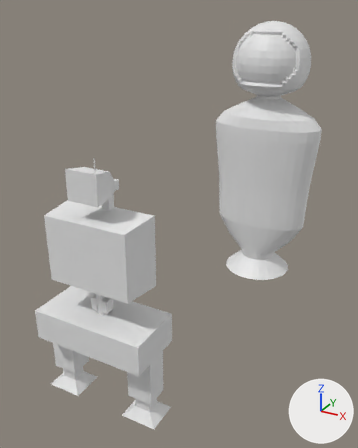
A saved change to the Blender file ExternalAssets/NewBody.blend.
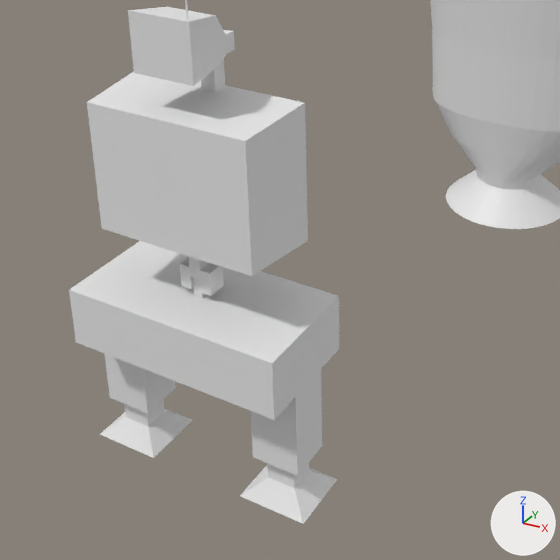
Old and new are each drawn whole from a 50 mm lens placed at (4.36, -5.37, 7.19), pointed at (-0.47, 3.41, 2.8) and again close up on the part from 0% to 79% of the width and 37% to 100% of the height. Lighting does not change. The marker at lower right points along +X, +Y and +Z.

The first close-up shows 'Cube', 'PlayerModel'.
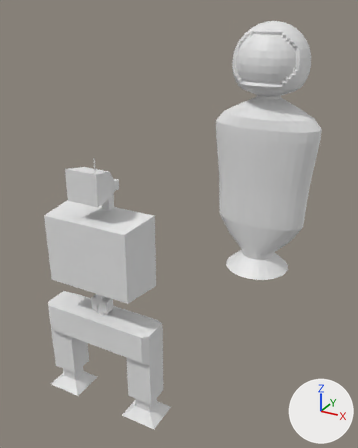
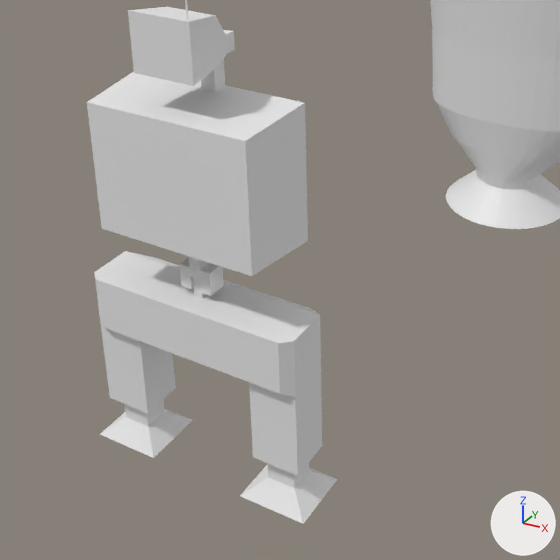
Commit message: More tweaks to WIP new player body model

Location of each change, [x1, y1, x2, y2] in pixels of the close-ups (560 x 560 px):
'Cube', reshaped: before [69, 0, 339, 524]; after [87, 0, 337, 524]
part 1 of me_cube, built on: before [69, 241, 339, 420]; after [94, 251, 320, 397]

The change, as a list of edits to the scene's bpy script:
```text
Change me_cube:
    where me_cube.from_pydata(...)  # 140 vertices, 122 faces; spans x -0.0219..0.0219, y -0.01..0.01, z 0.0085..0.0962
    used by ob_cube; location = (0.0, 0.0, 0.5); scale = (50.0, 50.0, 50.0)
    verts and faces of me_cube; kept vertices keep their numbers, new ones are numbered from 140
    before: 45 (0.02, 0.0039, 0.043) at pixel (320, 314), 46 (0.02, -0.0039, 0.043) at pixel (293, 341), 49 (-0.02, -0.0039, 0.043) at pixel (94, 272), 50 (-0.02, 0.0039, 0.043) at pixel (125, 251), 52 (0.02, 0.01, 0.043) at pixel (338, 295)
    before: 53 (0.02, 0.01, 0.0325) at pixel (339, 348), 54 (-0.02, 0.01, 0.0325), 55 (-0.02, 0.01, 0.043), 56 (0.02, -0.01, 0.0325) at pixel (274, 420), 57 (0.02, -0.01, 0.043) at pixel (272, 363)
    before: 58 (-0.02, -0.01, 0.043) at pixel (68, 289), 59 (-0.02, -0.01, 0.0325) at pixel (76, 342)
    me_cube part 1
    add delete_faces([(45, 52, 55, 50, 49, 58, 57, 46)])
    add verts[52] = (0.0161, 0.0072, 0.0411)  # moved, pixel (310, 307)
    add verts[53] = (0.0161, 0.0072, 0.0325)  # moved
    add verts[54] = (-0.0161, 0.0072, 0.0325)  # moved
    add verts[55] = (-0.0161, 0.0072, 0.0411)  # moved, pixel (155, 257)
    add verts[56] = (0.0181, -0.0055, 0.0334)  # moved, pixel (279, 393)
    add verts[57] = (0.0181, -0.0055, 0.043)  # moved, pixel (278, 343)
    add verts[58] = (-0.0181, -0.0055, 0.043)  # moved, pixel (96, 279)
    add verts[59] = (-0.0181, -0.0055, 0.0334)  # moved, pixel (102, 326)
    add faces += [(45, 52, 55, 50), (45, 50, 49, 46), (46, 49, 58, 57)]
```
